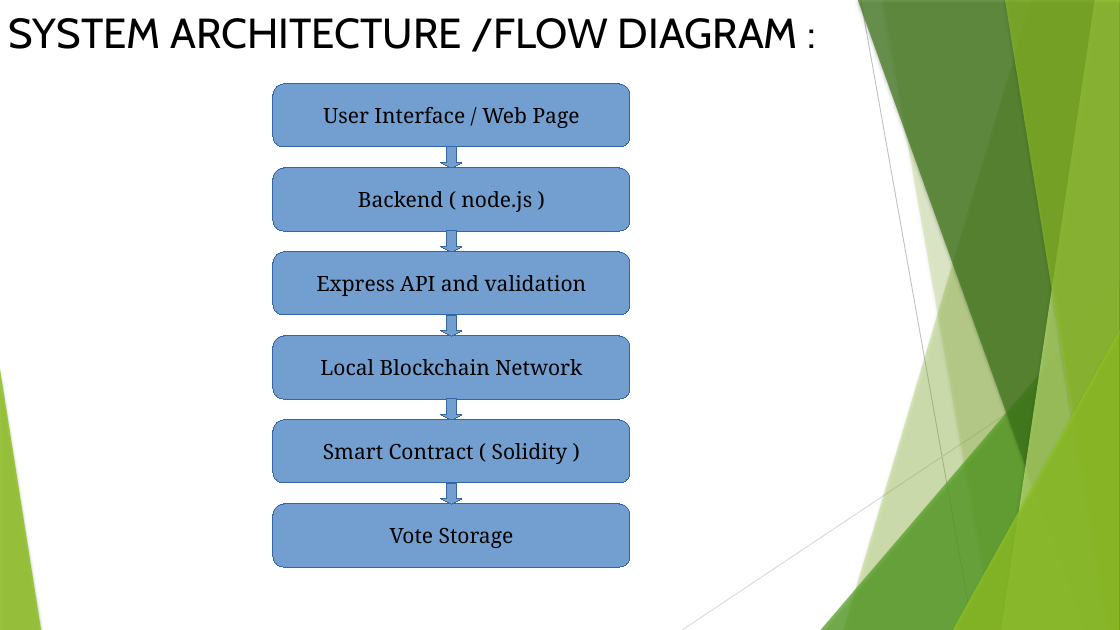
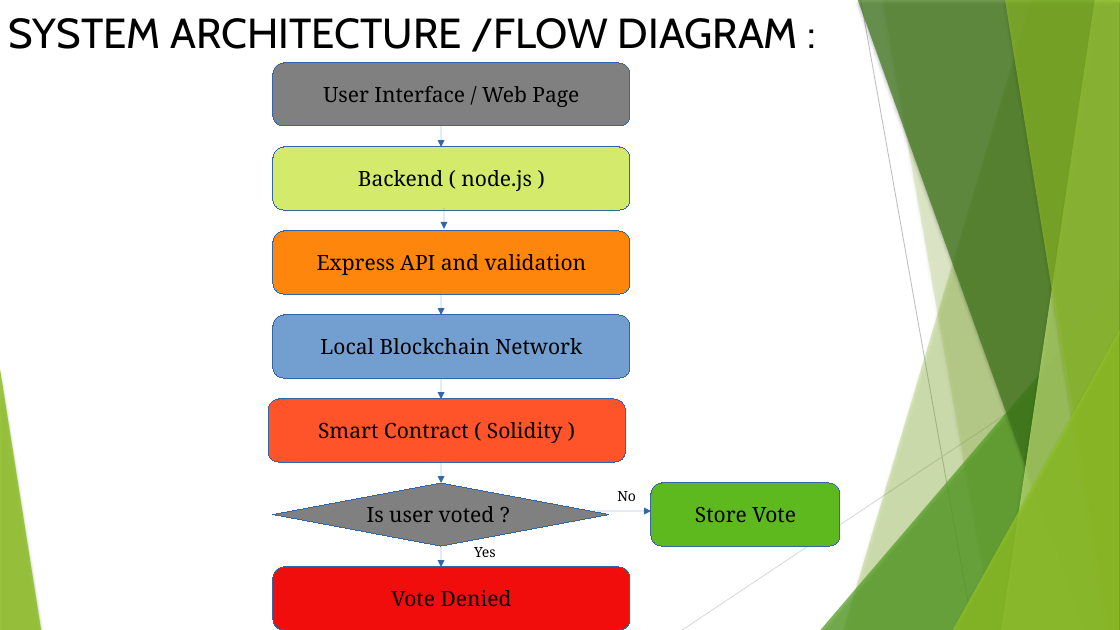
Before and after one commit to SridharanThangaraji/blockchain-voting, a slide deck: slide 8 of docs/ppt/blockchain-voting.pptx. Drawn at 1120x630 pixels with LibreOffice and Linux fonts; fonts in the diff are those of the drawing; background and template pictures are left out. Boxes give left, top, right and bottom in pixels: in the first picture for what was removed or moved away, otherwise in the second. Text is boxed around its words. In the diff, an @@ line names an element or a change of style, - is before the commit and + after.

```diff
--- a/docs/ppt/blockchain-voting.pptx
+++ b/docs/ppt/blockchain-voting.pptx
@@ rounded rectangle "User Interface / Web Page" at (273, 63, 630, 126): fill #729FCF to #808080 @@
@@ 4 rounded rectangles: place and size @@
-4 rounded rectangles at (273, 84, 630, 399)
+4 rounded rectangles at (273, 63, 630, 378)
@@ rounded rectangle "Backend ( node.js )" at (273, 147, 630, 210): fill #729FCF to #D4EA6B @@
@@ down arrow removed at (441, 147, 462, 168) @@
@@ arrow added from (441, 126) to (441, 147), #3465A4 0 pt @@
@@ arrow added from (444, 208) to (444, 229), #3465A4 0 pt @@
@@ rounded rectangle "Express API and validation" at (273, 231, 630, 294): fill #729FCF to #FF860D @@
@@ down arrow removed at (441, 231, 462, 252) @@
@@ arrow added from (441, 294) to (441, 315), #3465A4 0 pt @@
@@ down arrow removed at (441, 315, 462, 336) @@
@@ arrow added from (441, 378) to (441, 399), #3465A4 0 pt @@
@@ rounded rectangle "Smart Contract ( Solidity )": place and size @@
-rounded rectangle "Smart Contract ( Solidity )" at (273, 420, 630, 483)
+rounded rectangle "Smart Contract ( Solidity )" at (268, 399, 625, 462)
@@ rounded rectangle "Smart Contract ( Solidity )" at (268, 399, 625, 462): fill #729FCF to #FF5429 @@
@@ down arrow removed at (441, 399, 462, 420) @@
@@ arrow added from (441, 462) to (441, 483), #3465A4 0 pt @@
@@ diamond added at (273, 483, 609, 546), fill #808080, outline #3465A4 0 pt, 18 pt, text #000000 @@
+Is user voted ?
@@ down arrow removed at (441, 483, 462, 504) @@
@@ text added at (617, 491, 636, 501), 12 pt, text #000000 @@
+No
@@ rounded rectangle added at (651, 483, 840, 546), fill #5EB91E, outline #3465A4 0 pt, 18 pt, text #000000 @@
+Store Vote
@@ arrow added from (588, 511) to (651, 511), #3465A4 0 pt @@
@@ rounded rectangle "Vote Denied": place and size @@
-rounded rectangle "Vote Denied" at (273, 504, 630, 567)
+rounded rectangle "Vote Denied" at (273, 567, 630, 630)
@@ rounded rectangle "Vote Denied" at (273, 567, 630, 630): fill #729FCF to #F10D0C @@
@@ arrow added from (441, 546) to (441, 567), #3465A4 0 pt @@
@@ text added at (474, 547, 496, 557), 12 pt, text #000000 @@
+Yes
@@ text in rounded rectangle at (391, 590, 512, 607): text changed @@
-Vote Storage
+Vote Denied
```
Also in this commit, not shown: 1 other slide changed, 48 other files.
